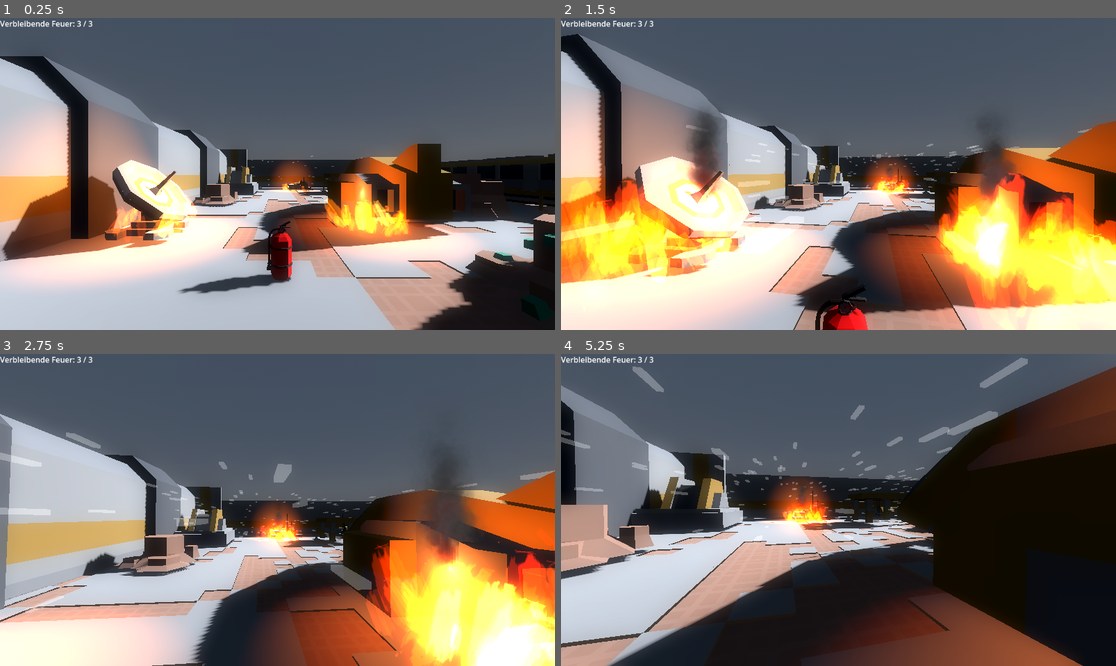
Above: before the commit, frames 1-4 (two rows, left to right).
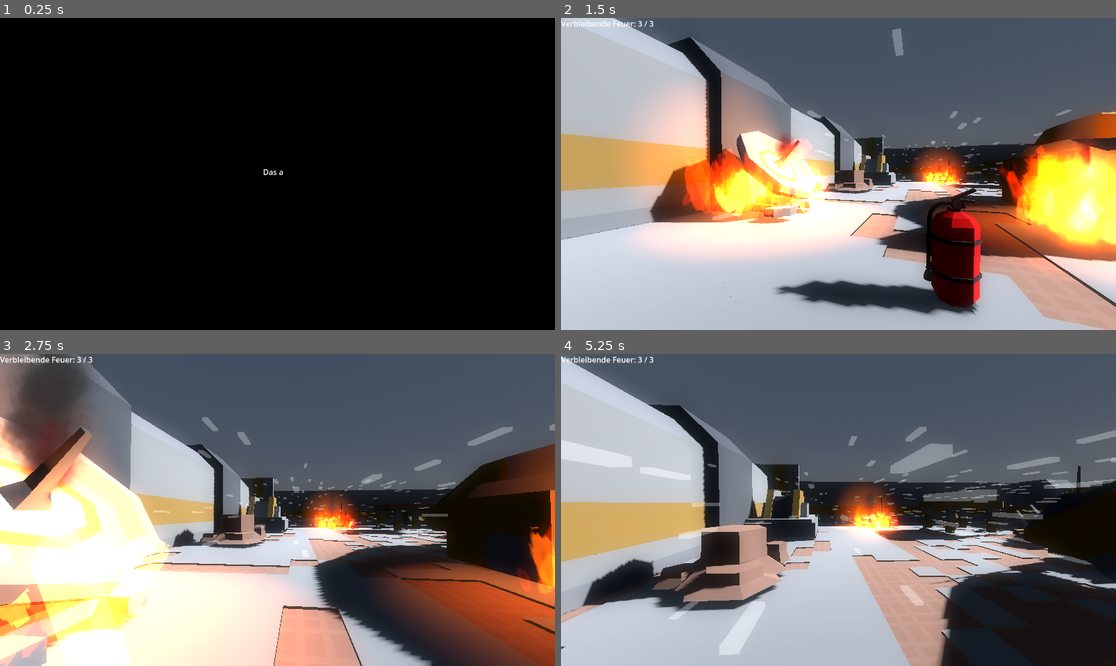
Above: after the commit, the same moments.

Repository: LaethCS/Projekt-IGNITION
Game: Godot game, scene res://scenes/intro.tscn
Two runs of this game, one before a commit and one after it. Both use one fixed random seed, a clock stepped at 60 frames per second and the inputs below. Before the commit the project starts from res://scenes/level_1.tscn. Sound files missing from this copy of the repository are replaced by a short silence.
Inputs (mouse positions are in pixels of both pictures, inside the frame that each line leads up to):
- Up to frame 1 (0.25 s): no input
- Up to frame 2 (1.5 s): tap Enter (ui_accept) at 0.5 s; move the mouse to (866, 174) at 0.52 s; press the mouse at (866, 174) at 0.53 s; hold W (move_forward) from 0.53 s (still down); tap Space (jump) at 0.77, 1.07 s; tap E (interact) at 0.8, 1.35 s; move the mouse to (810, 174) at 1.27 s; release the mouse at (810, 174) at 1.28 s
- Up to frame 3 (2.75 s): keep holding W (move_forward); tap Space (jump) at 1.52, 1.82 s; tap Enter (ui_accept) at 1.55, 2.1 s; move the mouse to (288, 503) at 2.02 s; hold Space (jump) from 2.03 s (still down)
- Up to frame 4 (5.25 s): move the mouse to (832, 516) at 2.77 s; release Space (jump) at 2.78 s; tap Space (jump) at 2.85, 3.02, 3.32, 3.77, 4.07, 4.52, 4.82 s; click (832, 516) at 3.05 s; move the mouse to (877, 513) at 3.52 s; press the mouse at (877, 513) at 3.53 s; tap E (interact) at 3.8, 4.35 s; tap Escape (ui_cancel) at 4.15 s; move the mouse to (672, 463) at 4.27 s; release W (move_forward) at 4.28 s; release the mouse at (672, 463) at 4.28 s; hold A (move_left) 4.28-5 s; tap Enter (ui_accept) at 4.55 s; click "Weiter" at 5 s

The runs differ from the first frame. In frame 1, 92% of the frame differs, in the area x 0-100%, y 0-100%; in frame 2, 70%; in frame 3, 68%; in frame 4, 64%.

Commit message:
Add intro, tutorials, portal & truck scene
Add an intro scene and script and set it as the main scene. Implement in-game tutorial prompts: new TutorialLabel in player scene, show_tutorial export on FireExtinguisher, and player logic to show contextual [E] hints. Move/rename FireTruck.gd into scripts, add an exported portal Node3D and call portal.activate_portal() on win. Extract lowpoly_truck into its own PackedScene and update level_7 to instance it (and expose portal NodePath). Enhance portal.gd to create and switch a colored material, disable the blocker collision when activated, and immediately change scenes when the active player enters. Include minor scene fixes (Portal mesh transform, BoxMesh local_to_scene, pause_menu offsets) and small script/UI tweaks.

Diff:
--- a/project.godot
+++ b/project.godot
@@ -15,7 +15,7 @@
 [application]
 
 config/name="Project: IGNITION"
-run/main_scene="uid://bc4tx2asarwqa"
+run/main_scene="uid://45o6jkq2tkef"
 config/features=PackedStringArray("4.4", "Forward Plus")
 config/icon="res://icon.svg"
 
--- a/scenes/Portal.tscn
+++ b/scenes/Portal.tscn
@@ -16,6 +16,7 @@
 emission = Color(1, 0, 0, 1)
 
 [sub_resource type="BoxMesh" id="BoxMesh_11uge"]
+resource_local_to_scene = true
 material = SubResource("StandardMaterial3D_b7lbi")
 
 [node name="Portal" type="Area3D"]
@@ -58,7 +59,7 @@
 shape = SubResource("ConcavePolygonShape3D_plh3y")
 
 [node name="MeshInstance3D" type="MeshInstance3D" parent="."]
-transform = Transform3D(0.645, 1.01167e-07, 0, -9.73923e-08, 0.67, 0, 0, 0, -0.025, 0.399853, 0.554649, 0.253603)
+transform = Transform3D(0.645, 8.83325e-08, 0, -9.73923e-08, 0.585, 0, 0, 0, -0.025, 0.399853, 0.567628, 0.253603)
 mesh = SubResource("BoxMesh_11uge")
 skeleton = NodePath("../CollisionShape3D")
 
--- a/scenes/fire_extinguisher.tscn
+++ b/scenes/fire_extinguisher.tscn
@@ -37,6 +37,7 @@
 
 [node name="FireExtinguisher" type="RigidBody3D" groups=["extinguisher"]]
 script = ExtResource("1_h1dxr")
+show_tutorial = true
 
 [node name="CollisionShape3D" type="CollisionShape3D" parent="."]
 transform = Transform3D(1, 0, 0, 0, 1, 0, 0, 0, 1, 0, -0.141846, 0)
--- /dev/null
+++ b/scenes/intro.tscn
@@ -0,0 +1,39 @@
+[gd_scene load_steps=2 format=3 uid="uid://45o6jkq2tkef"]
+
+[ext_resource type="Script" uid="uid://ca2d7dj1u2u2r" path="res://scripts/intro.gd" id="1_ioskq"]
+
+[node name="Intro" type="Control"]
+layout_mode = 3
+anchors_preset = 15
+anchor_right = 1.0
+anchor_bottom = 1.0
+grow_horizontal = 2
+grow_vertical = 2
+script = ExtResource("1_ioskq")
+
+[node name="ColorRect" type="ColorRect" parent="."]
+layout_mode = 1
+anchors_preset = 15
+anchor_right = 1.0
+anchor_bottom = 1.0
+grow_horizontal = 2
+grow_vertical = 2
+color = Color(0, 0, 0, 1)
+
+[node name="Label" type="Label" parent="."]
+layout_mode = 1
+anchors_preset = 8
+anchor_left = 0.5
+anchor_top = 0.5
+anchor_right = 0.5
+anchor_bottom = 0.5
+offset_left = -248.0
+offset_top = -132.0
+offset_right = 232.0
+offset_bottom = 124.0
+grow_horizontal = 2
+grow_vertical = 2
+text = "test"
+horizontal_alignment = 1
+vertical_alignment = 1
+autowrap_mode = 3
--- a/scenes/level_7.tscn
+++ b/scenes/level_7.tscn
@@ -6,16 +6,9 @@
 [ext_resource type="PackedScene" uid="uid://b0y2pg34gv4o3" path="res://scenes/wind_zone.tscn" id="3_uk7qm"]
 [ext_resource type="PackedScene" uid="uid://d2epmyui58ti7" path="res://scenes/wind_particales.tscn" id="4_jw05p"]
 [ext_resource type="PackedScene" uid="uid://bgfe24noch4le" path="res://scenes/fire_extinguisher.tscn" id="5_7tfso"]
-[ext_resource type="ArrayMesh" uid="uid://bu1xlnrbfndf7" path="res://scenes/lowpoly-truck.obj" id="6_36u6r"]
-[ext_resource type="Script" uid="uid://droupftqwfioc" path="res://scenes/FireTruck.gd" id="7_l5pst"]
+[ext_resource type="PackedScene" uid="uid://cal5e1umdyygy" path="res://scenes/lowpoly_truck.tscn" id="7_wu5f3"]
 [ext_resource type="PackedScene" uid="uid://x02ngdy0yrm2" path="res://scenes/Portal.tscn" id="8_ophlp"]
 [ext_resource type="PackedScene" uid="uid://ruw72ou20msr" path="res://scenes/level_background_music.tscn" id="10_e8vmx"]
-
-[sub_resource type="BoxShape3D" id="BoxShape3D_abjnl"]
-size = Vector3(3.49713, 0.685272, 1)
-
-[sub_resource type="BoxShape3D" id="BoxShape3D_wps6d"]
-size = Vector3(4.35938, 0.620605, 0.958984)
 
 [sub_resource type="ProceduralSkyMaterial" id="ProceduralSkyMaterial_5xbjy"]
 
@@ -102,22 +95,9 @@
 [node name="FireExtinguisher3" parent="Gameplay" instance=ExtResource("5_7tfso")]
 transform = Transform3D(1, 0, 0, 0, 0.658689, 0.752415, 0, -0.752415, 0.658689, 18.7867, 2.30384, 10.5703)
 
-[node name="LowpolyTruck" type="MeshInstance3D" parent="Gameplay"]
+[node name="LowpolyTruck" parent="Gameplay" node_paths=PackedStringArray("portal") instance=ExtResource("7_wu5f3")]
 transform = Transform3D(2.91, 0, 0, 0, 2.91, 0, 0, 0, 2.91, 8.90527, 0.550612, 15.2597)
-mesh = ExtResource("6_36u6r")
-script = ExtResource("7_l5pst")
-
-[node name="DeliveryZone" type="Area3D" parent="Gameplay/LowpolyTruck"]
-
-[node name="CollisionShape3D" type="CollisionShape3D" parent="Gameplay/LowpolyTruck/DeliveryZone"]
-transform = Transform3D(1, 0, 0, 0, 1, 0, 0, 0, 1, 0.934173, 0.811234, 0)
-shape = SubResource("BoxShape3D_abjnl")
-
-[node name="StaticBody3D" type="StaticBody3D" parent="Gameplay/LowpolyTruck"]
-
-[node name="CollisionShape3D" type="CollisionShape3D" parent="Gameplay/LowpolyTruck/StaticBody3D"]
-transform = Transform3D(1, 0, 0, 0, 1, 0, 0, 0, 1, 0.457905, 0.132568, -0.0205078)
-shape = SubResource("BoxShape3D_wps6d")
+portal = NodePath("../Portal")
 
 [node name="Portal" parent="Gameplay" instance=ExtResource("8_ophlp")]
 transform = Transform3D(-1.63463, 0, 4.19261, 0, 4.5, 0, -4.19261, 0, -1.63463, 25.723, 0, 11.775)
--- /dev/null
+++ b/scenes/lowpoly_truck.tscn
@@ -0,0 +1,27 @@
+[gd_scene load_steps=5 format=3 uid="uid://cal5e1umdyygy"]
+
+[ext_resource type="ArrayMesh" uid="uid://bu1xlnrbfndf7" path="res://scenes/lowpoly-truck.obj" id="1_momuj"]
+[ext_resource type="Script" uid="uid://droupftqwfioc" path="res://scripts/FireTruck.gd" id="2_entuy"]
+
+[sub_resource type="BoxShape3D" id="BoxShape3D_abjnl"]
+size = Vector3(3.49713, 0.685272, 1)
+
+[sub_resource type="BoxShape3D" id="BoxShape3D_wps6d"]
+size = Vector3(4.35938, 0.620605, 0.958984)
+
+[node name="LowpolyTruck" type="MeshInstance3D"]
+transform = Transform3D(2.91, 0, 0, 0, 2.91, 0, 0, 0, 2.91, 0, 0, 0)
+mesh = ExtResource("1_momuj")
+script = ExtResource("2_entuy")
+
+[node name="DeliveryZone" type="Area3D" parent="."]
+
+[node name="CollisionShape3D" type="CollisionShape3D" parent="DeliveryZone"]
+transform = Transform3D(1, 0, 0, 0, 1, 0, 0, 0, 1, 0.934173, 0.811234, 0)
+shape = SubResource("BoxShape3D_abjnl")
+
+[node name="StaticBody3D" type="StaticBody3D" parent="."]
+
+[node name="CollisionShape3D" type="CollisionShape3D" parent="StaticBody3D"]
+transform = Transform3D(1, 0, 0, 0, 1, 0, 0, 0, 1, 0.457905, 0.132568, -0.0205078)
+shape = SubResource("BoxShape3D_wps6d")
--- a/scenes/pause_menu.tscn
+++ b/scenes/pause_menu.tscn
@@ -62,8 +62,8 @@
 autowrap_mode = 3
 
 [node name="LevelUI" type="VBoxContainer" parent="."]
-visible = false
-offset_right = 1152.0
+offset_left = -200.0
+offset_right = 1353.0
 offset_bottom = 648.0
 size_flags_horizontal = 6
 size_flags_vertical = 6
--- a/scenes/player.tscn
+++ b/scenes/player.tscn
@@ -56,6 +56,16 @@
 label_settings = SubResource("LabelSettings_qhqgy")
 horizontal_alignment = 1
 
+[node name="TutorialLabel" type="Label" parent="CanvasLayer"]
+offset_left = 392.0
+offset_top = 552.0
+offset_right = 497.0
+offset_bottom = 596.0
+theme_override_colors/font_color = Color(0, 0, 0, 1)
+theme_override_colors/font_outline_color = Color(1, 1, 1, 1)
+theme_override_font_sizes/font_size = 25
+text = "Press E"
+
 [node name="ExtinguisherSound" type="AudioStreamPlayer" parent="."]
 stream = ExtResource("3_qhqgy")
 
--- a/scripts/FireExtinguisher.gd
+++ b/scripts/FireExtinguisher.gd
@@ -7,6 +7,7 @@
 @export var infinite_ammo: bool = true      # NEU: Unendlich Munition für Level 1-6!
 @export var depletion_rate: float = 10.0    # Amount used per second while spraying
 @export var blowback_strength: float = 2.0  # How fast you are visually "blown back"
+@export var show_tutorial: bool = false # Häkchen im Editor nur bei Level 1 setzen!
 
 # --- STATE ---
 var current_amount: float
--- a/scenes/FireTruck.gd
+++ b/scripts/FireTruck.gd
@@ -1,6 +1,7 @@
 extends Node3D
 
 @export var required_extinguishers: int = 3
+@export var portal: Node3D # NEU: Hier ziehst du das Portal im Godot-Editor rein!
 
 @onready var delivery_zone: Area3D = $DeliveryZone
 
@@ -25,7 +26,7 @@
 
 	print("Delivered: ", delivered, "/", required_extinguishers)
 
-	# Optional: remove extinguisher
+	# Optional: remove extinguisher (Löscher verschwindet, wenn er im LKW landet)
 	body.queue_free()
 
 	if delivered >= required_extinguishers:
@@ -35,10 +36,6 @@
 func _win_level():
 	print("YOU WIN 🎉")
 
-	# Replace with your own win logic:
-	# show UI
-	# load next level
-	# play sound
-
-	await get_tree().create_timer(1.0).timeout
-	get_tree().change_scene_to_file("res://NextLevel.tscn")
+	if portal:
+		if portal.has_method("activate_portal"): # HIER
+			portal.activate_portal()             # UND HIER
--- /dev/null
+++ b/scripts/intro.gd
@@ -0,0 +1,41 @@
+extends Control
+
+# --- DEIN STORY-TEXT ---
+var story_text: String = "Das alte Chemiewerk brennt...\nDer Wind ist unberechenbar und die Zeit wird knapp.\nBringe leere Löscher zum LKW zurück.\n\nDu bist unsere letzte Hoffnung."
+
+@onready var label = $Label
+var current_char: int = 0
+var text_speed: float = 0.05 # Wie schnell die Buchstaben erscheinen (kleiner = schneller)
+var timer: float = 0.0
+
+func _ready():
+	# Text ins Label packen, aber alle Buchstaben unsichtbar machen
+	label.text = story_text
+	label.visible_characters = 0
+
+func _process(delta):
+	# Buchstaben langsam einen nach dem anderen einblenden
+	if current_char < story_text.length():
+		timer += delta
+		if timer >= text_speed:
+			timer = 0.0
+			current_char += 1
+			label.visible_characters = current_char
+	else:
+		# Wenn der Text fertig ist, lassen wir ihn kurz stehen und warten auf Input
+		if Input.is_action_just_pressed("interact") or Input.is_action_just_pressed("ui_accept"):
+			start_game()
+
+# Optional: Spieler kann das Intro mit Linksklick oder Leertaste überspringen
+func _unhandled_input(event):
+	if event.is_action_pressed("interact") or event.is_action_pressed("fire") or event.is_action_pressed("jump"):
+		if current_char < story_text.length():
+			# Text sofort komplett anzeigen
+			current_char = story_text.length()
+			label.visible_characters = -1
+		else:
+			start_game()
+
+func start_game():
+	# HIER DEINEN LEVEL-NAMEN EINTRAGEN!
+	get_tree().change_scene_to_file("res://scenes/level_1.tscn")
--- a/scripts/player.gd
+++ b/scripts/player.gd
@@ -12,8 +12,10 @@
 # --- REFERENZEN ---
 @onready var camera = $Camera3D
 @onready var interact_ray = $Camera3D/RayCast3D
-@onready var blindness_overlay = get_node_or_null("CanvasLayer/BlindnessOverlay")
+#@onready var blindness_overlay = get_node_or_null("CanvasLayer/BlindnessOverlay")
+@onready var blindness_overlay = $CanvasLayer/BlindnessOverlay
 @onready var game_over_text = get_node_or_null("CanvasLayer/GameOverText")
+@onready var tutorial_label = get_node_or_null("CanvasLayer/TutorialLabel")
 
 # --- STATE ---
 var blindness_intensity: float = 0.0
@@ -97,6 +99,22 @@
 		else:
 			blindness_overlay.modulate.a = blindness_intensity
 
+	# --- TUTORIAL TEXT ANZEIGEN ---
+	if tutorial_label:
+		tutorial_label.visible = false # Standardmäßig unsichtbar
+
+		# Wenn wir nichts halten und einen Löscher anschauen:
+		if extinguisher == null and interact_ray and interact_ray.is_colliding():
+			var target = interact_ray.get_collider()
+			if target and target.has_method("pick_up") and target.get("show_tutorial") == true:
+				tutorial_label.text = "[E] Aufheben"
+				tutorial_label.visible = true
+
+		# Wenn wir den Löscher gerade in der Hand halten und er das Tutorial-Häkchen hat:
+		elif extinguisher != null and extinguisher.get("show_tutorial") == true:
+			tutorial_label.text = "[E] Fallenlassen"
+			tutorial_label.visible = true
+
 
 # ============================================================
 # FUNKTIONEN FÜR DEN FEUERLÖSCHER
--- a/scripts/portal.gd
+++ b/scripts/portal.gd
@@ -2,41 +2,41 @@
 
 @export var next_level_path: String = "res://scenes/levelMenu.tscn"
 var is_active: bool = false
+var portal_material: StandardMaterial3D
 
 @onready var mesh = $MeshInstance3D
 @onready var text_label = $Label3D
-# NEU: Wir holen uns die Kollisions-Box der Wand!
 @onready var blocker_col = $BlockerWall/CollisionShape3D
 
 func _ready():
-	pass
+	is_active = false
+
+	# Neues Material für das Portal erstellen (Rot)
+	portal_material = StandardMaterial3D.new()
+	portal_material.transparency = BaseMaterial3D.TRANSPARENCY_ALPHA
+	portal_material.albedo_color = Color(1, 0, 0, 0.8)
+	portal_material.emission_enabled = true
+	portal_material.emission = Color(1, 0, 0)
+	portal_material.emission_energy_multiplier = 4.0
+
+	if mesh:
+		mesh.material_override = portal_material
 
 func activate_portal():
 	is_active = true
-	text_label.text = "Ausgang offen!"
-	text_label.modulate = Color(0, 1, 0)
 
-	var mat = mesh.get_active_material(0)
-	if mat:
-		mat.albedo_color = Color(0.0, 1.0, 0.5, 0.5)
-		mat.emission = Color(0.0, 1.0, 0.5)
+	if text_label:
+		text_label.text = "Ausgang offen!"
+		text_label.modulate = Color(0, 1, 0) # Grün
 
-	# NEU: Die feste Wand wird ausgeschaltet! Der Spieler kann durch.
+	if portal_material:
+		# Material auf Grün ändern
+		portal_material.albedo_color = Color(0.0, 1.0, 0.0, 0.8)
+		portal_material.emission = Color(0.0, 1.0, 0.0)
+
 	if blocker_col:
 		blocker_col.set_deferred("disabled", true)
 
 func _on_body_entered(body):
-	# Dieser Text erscheint in der Konsole, sobald IRGENDETWAS das Portal berührt
-	print("Etwas hat das Portal berührt: ", body.name)
-
-	# Wir prüfen auf "Player" (Achte genau auf die Groß-/Kleinschreibung!)
-	if body.name == "Player":
-		print("Der Spieler ist im Portal!") # Erkennt er den Spieler?
-
-		if is_active:
-			print("Portal ist aktiv! Wechsle zu: ", next_level_path)
-			var error = get_tree().change_scene_to_file(next_level_path)
-			if error != OK:
-				print("FEHLER: Konnte die Szene nicht laden! Ist der Pfad richtig?")
-		else:
-			print("Portal ist noch blockiert!")
+	if body.name == "Player" and is_active:
+		get_tree().change_scene_to_file(next_level_path)
Not shown: 1 places in scenes/level_7.tscn that only renumber resources
Renamed: scenes/FireTruck.gd.uid -> scripts/FireTruck.gd.uid
Not shown, added: scripts/intro.gd.uid
